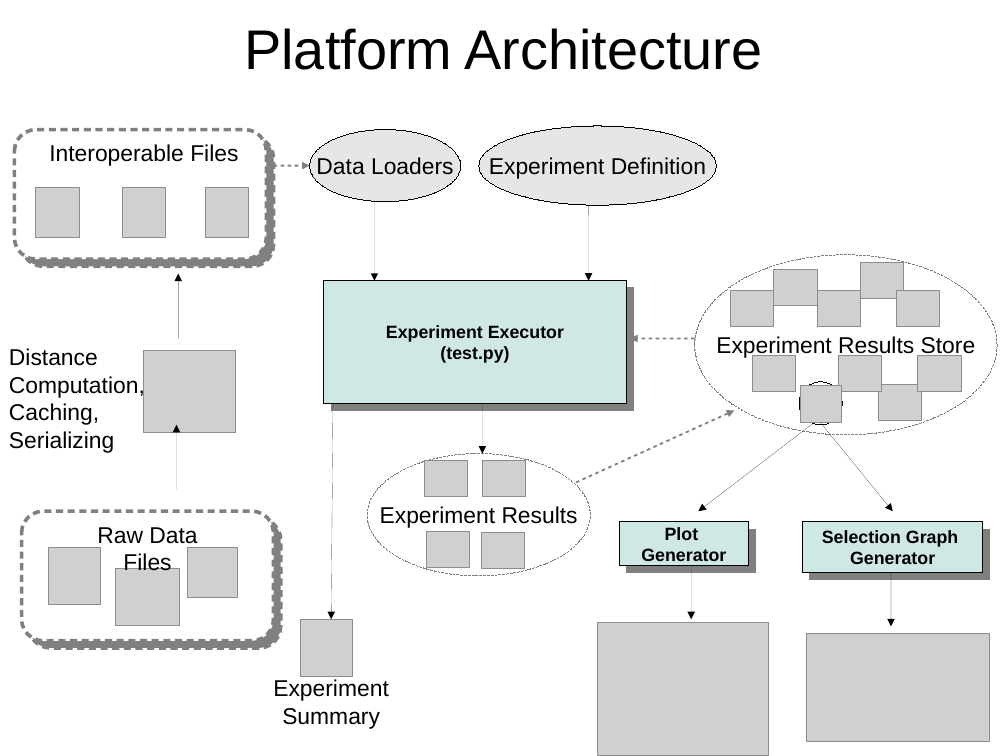
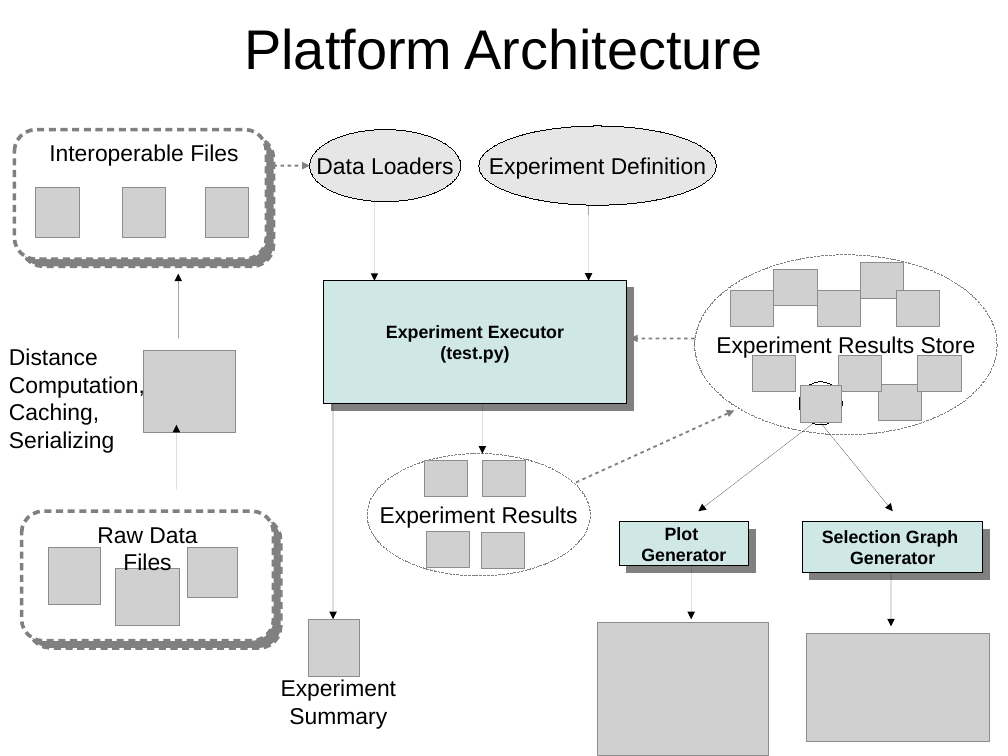
Before and after one commit to charlesmccarthyirl/FYP, a slide deck: slide 23 of Documentation/Demo Day/Presentation.odp (slide 19 before the commit). Drawn at 1008x756 pixels with LibreOffice and Linux fonts; fonts in the diff are those of the drawing; grey boxes stand for pictures. Boxes give left, top, right and bottom in pixels: in the first picture for what was removed or moved away, otherwise in the second. Text is boxed around its words. In the diff, an @@ line names an element or a change of style, - is before the commit and + after.

```diff
--- a/Documentation/Demo Day/Presentation.odp
+++ b/Documentation/Demo Day/Presentation.odp
@@ picture: place and size @@
-picture at [301, 619, 353, 677]
+picture at [308, 619, 360, 677]
@@ text "Experiment": place and size @@
-text "Experiment" at [273, 679, 389, 729]
+text "Experiment" at [281, 679, 397, 729]
```
Also in this commit, not shown: 13 other slides changed, 7 slides added, 1 slide removed, 2 other files.
